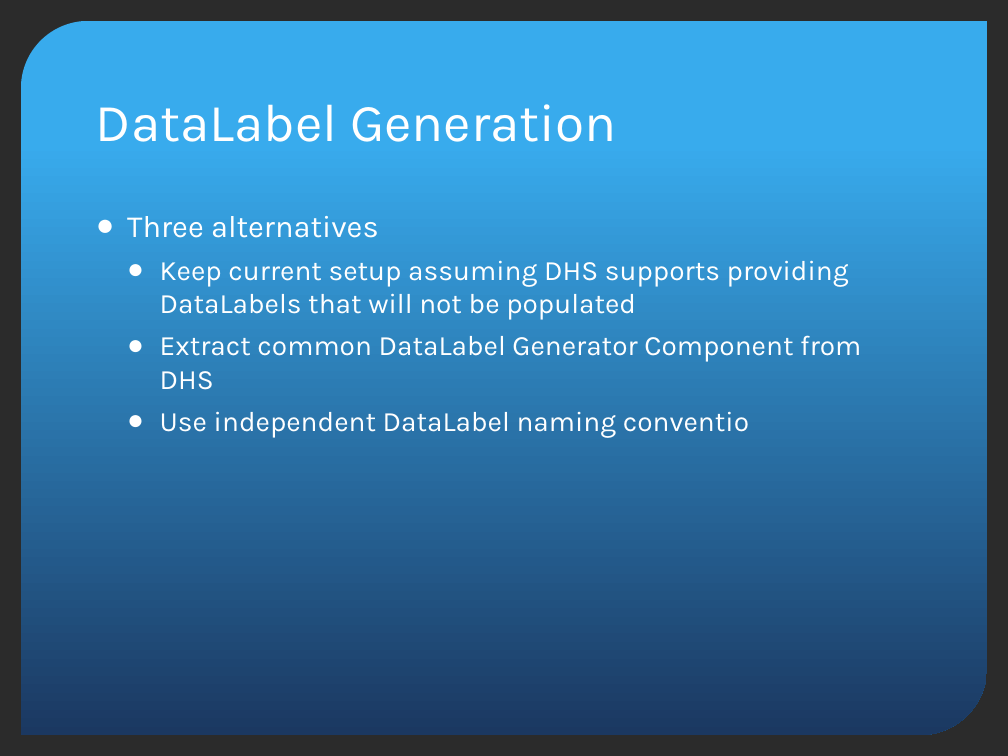
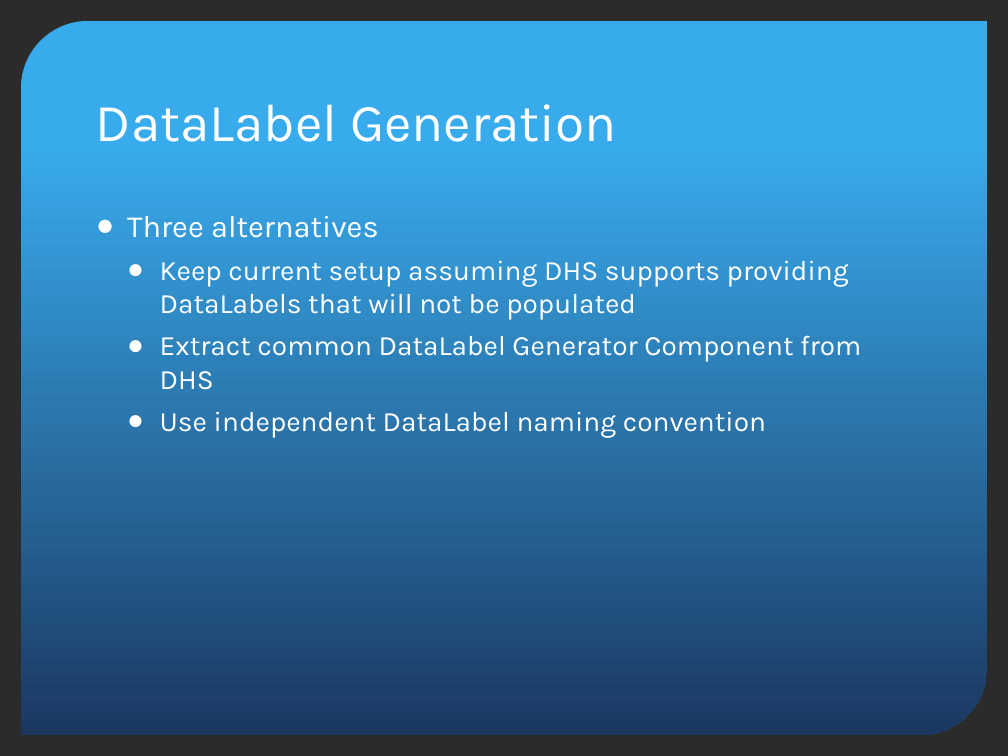
Before and after one commit to jluhrs/gmp, a slide deck: slide 15 of gds-api/src/main/doc/GDSDesignReview.pptx. Drawn at 1008x756 pixels with LibreOffice and Linux fonts; fonts in the diff are those of the drawing; background and template pictures are left out; a plain dark background stands for a picture behind light text. Boxes give left, top, right and bottom in pixels: in the first picture for what was removed or moved away, otherwise in the second. Text is boxed around its words. In the diff, an @@ line names an element or a change of style, - is before the commit and + after.

Commit message:
Fixed typo.

```diff
--- a/gds-api/src/main/doc/GDSDesignReview.pptx
+++ b/gds-api/src/main/doc/GDSDesignReview.pptx
@@ text at (160,411,766,438): text changed @@
-  ● Use independent DataLabel naming conventio
+  ● Use independent DataLabel naming convention
```
